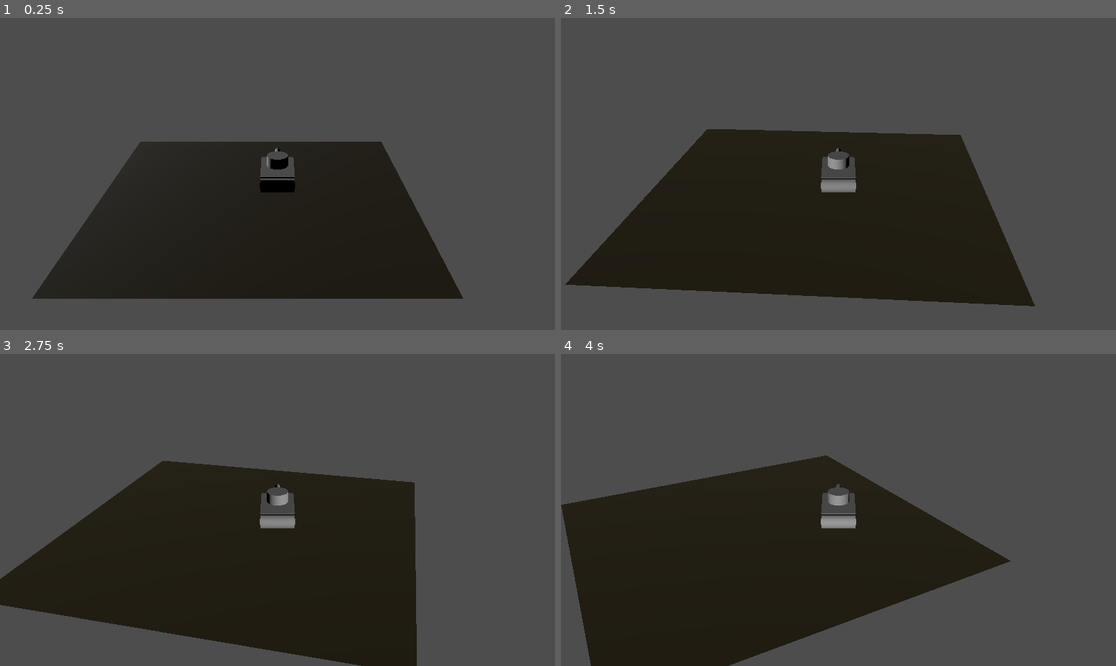
Above: before the commit, frames 1-4 (two rows, left to right).
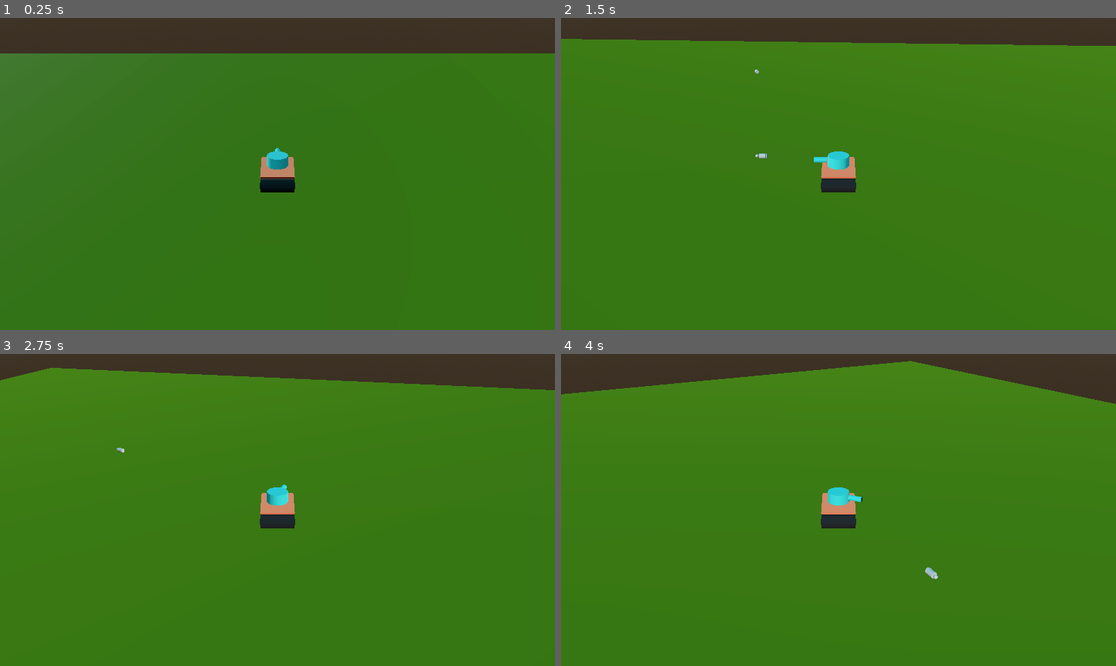
Above: after the commit, the same moments.

Repository: basavarajMHubli/GeoTanks
Game: Godot game, scene res://scenes/level_1.tscn
The game is run twice, just before and just after one commit, with the same random seed, the same clock (stepped at 60 frames per second) and the same inputs. Before the commit the project starts from res://level_1.tscn.
Inputs (mouse positions are in pixels of both pictures, inside the frame that each line leads up to):
- Up to frame 1 (0.25 s): no input
- Up to frame 2 (1.5 s): move the mouse to (960, 158) at 0.52 s; hold D (turn_right) 0.53-1.28 s; click (960, 158) at 0.6 s; move the mouse to (727, 189) at 1.27 s; hold S (move_backward) from 1.28 s (still down); click (727, 189) at 1.35 s
- Up to frame 3 (2.75 s): move the mouse to (333, 441) at 2.02 s; release S (move_backward) at 2.03 s; hold D (turn_right) from 2.03 s (still down); click (333, 441) at 2.1 s
- Up to frame 4 (4 s): move the mouse to (810, 572) at 2.77 s; release D (turn_right) at 2.78 s; hold W (move_forward) 2.78-3.53 s; click (810, 572) at 2.85 s; move the mouse to (1005, 556) at 3.52 s; hold A (turn_left) from 3.53 s (still down); click (1005, 556) at 3.6 s

The runs differ from the first frame. In frame 1, 100% of the frame differs, in the area x 0-100%, y 0-100%; in frame 2, 100%; in frame 3, 100%; in frame 4, 100%.

Commit message:
Proto: Updated player tank with turret rotation and fire functionality

Diff:
--- /dev/null
+++ b/assets/player_tank.tres
@@ -0,0 +1,6 @@
+[gd_resource type="StandardMaterial3D" load_steps=2 format=3 uid="uid://efslj53ftobf"]
+
+[ext_resource type="Texture2D" uid="uid://dukp1kgmwmjsq" path="res://assets/player_tank_color.png" id="1_64h64"]
+
+[resource]
+albedo_texture = ExtResource("1_64h64")
--- a/level_1.tscn
+++ /dev/null
@@ -1,27 +0,0 @@
-[gd_scene load_steps=5 format=3 uid="uid://ckij8dukvmh82"]
-
-[ext_resource type="PackedScene" uid="uid://d2s6owj68hury" path="res://player_tank.tscn" id="1_154ay"]
-[ext_resource type="Material" uid="uid://ck5yy6bnnfhoe" path="res://test_ground.tres" id="1_gx5y5"]
-
-[sub_resource type="PlaneMesh" id="PlaneMesh_lnjkw"]
-
-[sub_resource type="ConcavePolygonShape3D" id="ConcavePolygonShape3D_b8yuy"]
-data = PackedVector3Array(1, 0, 1, -1, 0, 1, 1, 0, -1, -1, 0, 1, -1, 0, -1, 1, 0, -1)
-
-[node name="Level1" type="Node3D"]
-
-[node name="Ground" type="MeshInstance3D" parent="."]
-transform = Transform3D(10, 0, 0, 0, 10, 0, 0, 0, 10, 0, 0, 0)
-material_override = ExtResource("1_gx5y5")
-mesh = SubResource("PlaneMesh_lnjkw")
-
-[node name="StaticBody3D" type="StaticBody3D" parent="Ground"]
-
-[node name="CollisionShape3D" type="CollisionShape3D" parent="Ground/StaticBody3D"]
-shape = SubResource("ConcavePolygonShape3D_b8yuy")
-
-[node name="PlayerTank" parent="." instance=ExtResource("1_154ay")]
-transform = Transform3D(1, 0, 0, 0, 1, 0, 0, 0, 1, 1.38488, 2.46594, 1.1244)
-
-[node name="DirectionalLight3D" type="DirectionalLight3D" parent="."]
-transform = Transform3D(-0.611527, 0.159098, -0.775063, 0, 0.979575, 0.201079, 0.791224, 0.122965, -0.599037, -0.459754, 6.39808, 0)
--- a/player_tank.gd
+++ /dev/null
@@ -1,30 +0,0 @@
-extends CharacterBody3D
-
-@export var move_speed = 16
-@export var turn_speed = 2
-@export var fall_acceleration = 25
-
-var target_velocity = Vector3.ZERO
-
-func _physics_process(delta):
-	var direction = Vector3.ZERO
-
-	if Input.is_action_pressed("move_forward"):
-		direction.z -= 1
-	if Input.is_action_pressed("move_backward"):
-		direction.z += 1
-	if Input.is_action_pressed("turn_left"):
-		rotate_y(turn_speed * delta)
-	if Input.is_action_pressed("turn_right"):
-		rotate_y(-turn_speed * delta)
-
-	if direction != Vector3.ZERO:
-		direction = direction.normalized()
-
-	target_velocity.z = direction.z * move_speed
-
-	if not is_on_floor():
-		target_velocity.y -= (fall_acceleration * delta)
-
-	velocity = target_velocity.rotated(Vector3.UP, rotation.y) * move_speed * delta
-	move_and_slide()
--- a/player_tank.tscn
+++ b/player_tank.tscn
@@ -1,25 +1,29 @@
-[gd_scene load_steps=5 format=3 uid="uid://d2s6owj68hury"]
+[gd_scene load_steps=6 format=3 uid="uid://buukchwddsq16"]
 
-[ext_resource type="Script" path="res://player_tank.gd" id="1_0fwva"]
-[ext_resource type="ArrayMesh" uid="uid://cjkhm573qf4xe" path="res://SM_base.obj" id="1_w8b3h"]
-[ext_resource type="ArrayMesh" uid="uid://cpg0ad0t7kx3u" path="res://SM_turret.obj" id="2_rs0pp"]
+[ext_resource type="Script" path="res://scripts/player_tank.gd" id="1_lv3pb"]
+[ext_resource type="ArrayMesh" uid="uid://b58buti8cprjb" path="res://assets/SM_PlayerTurret.obj" id="2_simda"]
+[ext_resource type="Material" uid="uid://efslj53ftobf" path="res://assets/player_tank.tres" id="2_vgbyp"]
+[ext_resource type="ArrayMesh" uid="uid://dpc2f1xq5gwau" path="res://assets/SM_PlayerBase.obj" id="3_wcxlb"]
 
 [sub_resource type="SphereShape3D" id="SphereShape3D_itc2q"]
 radius = 1.2568
 
 [node name="PlayerTank" type="CharacterBody3D"]
-script = ExtResource("1_0fwva")
+script = ExtResource("1_lv3pb")
 
 [node name="base" type="MeshInstance3D" parent="."]
-transform = Transform3D(-4.37114e-08, 0, 1, 0, 1, 0, -1, 0, -4.37114e-08, 0, 0, 0)
-mesh = ExtResource("1_w8b3h")
+material_override = ExtResource("2_vgbyp")
+mesh = ExtResource("3_wcxlb")
 
 [node name="turret" type="MeshInstance3D" parent="."]
-transform = Transform3D(-4.37114e-08, 0, 1, 0, 1, 0, -1, 0, -4.37114e-08, 0, 0, 0)
-mesh = ExtResource("2_rs0pp")
+material_override = ExtResource("2_vgbyp")
+mesh = ExtResource("2_simda")
+
+[node name="FirePoint" type="Node3D" parent="turret"]
+transform = Transform3D(1, 0, 0, 0, 1, 0, 0, 0, 1, 0, 1, -2)
 
 [node name="CollisionShape3D" type="CollisionShape3D" parent="."]
-transform = Transform3D(1, 0, 0, 0, 1, 0, 0, 0, 1, 0, 0.474808, 0)
+transform = Transform3D(1, 0, 0, 0, 1, 0, 0, 0, 1, 0, 0.237448, 0)
 shape = SubResource("SphereShape3D_itc2q")
 
 [node name="SpringArm3D" type="SpringArm3D" parent="."]
@@ -28,4 +32,5 @@
 margin = 0.5
 
 [node name="Camera3D" type="Camera3D" parent="SpringArm3D"]
+transform = Transform3D(1, 0, 0, 0, 1, -5.96046e-08, 0, 2.98023e-08, 1, 0, -0.0420952, 7.97016)
 fov = 35.0
--- a/project.godot
+++ b/project.godot
@@ -11,7 +11,7 @@
 [application]
 
 config/name="Geo Tanks"
-run/main_scene="res://level_1.tscn"
+run/main_scene="res://scenes/level_1.tscn"
 config/features=PackedStringArray("4.1", "Forward Plus")
 config/icon="res://icon.svg"
 
--- /dev/null
+++ b/scenes/level_1.tscn
@@ -0,0 +1,45 @@
+[gd_scene load_steps=8 format=3 uid="uid://ckij8dukvmh82"]
+
+[ext_resource type="Material" uid="uid://ck5yy6bnnfhoe" path="res://test_ground.tres" id="1_mmuol"]
+[ext_resource type="PackedScene" uid="uid://buukchwddsq16" path="res://player_tank.tscn" id="2_eqnba"]
+
+[sub_resource type="ProceduralSkyMaterial" id="ProceduralSkyMaterial_b4fk2"]
+sky_top_color = Color(0.352941, 0.745098, 0.964706, 1)
+sky_horizon_color = Color(0.638235, 0.728525, 0.774426, 1)
+ground_horizon_color = Color(0.638235, 0.728525, 0.774426, 1)
+
+[sub_resource type="Sky" id="Sky_3scxv"]
+sky_material = SubResource("ProceduralSkyMaterial_b4fk2")
+
+[sub_resource type="Environment" id="Environment_kury7"]
+background_mode = 2
+sky = SubResource("Sky_3scxv")
+tonemap_mode = 2
+glow_enabled = true
+
+[sub_resource type="BoxMesh" id="BoxMesh_aj7l6"]
+size = Vector3(10, 0.1, 10)
+
+[sub_resource type="BoxShape3D" id="BoxShape3D_0qeht"]
+size = Vector3(10, 0.1, 10)
+
+[node name="Level1" type="Node3D"]
+
+[node name="WorldEnvironment" type="WorldEnvironment" parent="."]
+environment = SubResource("Environment_kury7")
+
+[node name="Ground" type="MeshInstance3D" parent="."]
+transform = Transform3D(10, 0, 0, 0, 10, 0, 0, 0, 10, 0, 0, 0)
+material_override = ExtResource("1_mmuol")
+mesh = SubResource("BoxMesh_aj7l6")
+
+[node name="StaticBody3D" type="StaticBody3D" parent="Ground"]
+
+[node name="CollisionShape3D" type="CollisionShape3D" parent="Ground/StaticBody3D"]
+shape = SubResource("BoxShape3D_0qeht")
+
+[node name="PlayerTank" parent="." instance=ExtResource("2_eqnba")]
+transform = Transform3D(1, 0, 0, 0, 1, 0, 0, 0, 1, 1.38488, 3.68043, 1.1244)
+
+[node name="DirectionalLight3D" type="DirectionalLight3D" parent="."]
+transform = Transform3D(-0.611527, 0.159098, -0.775063, 0, 0.979575, 0.201079, 0.791224, 0.122965, -0.599037, -0.459754, 6.39808, 0)
--- /dev/null
+++ b/scripts/player_tank.gd
@@ -0,0 +1,66 @@
+extends CharacterBody3D
+
+@export var move_speed := 16
+@export var turn_speed := 2
+@export var fall_acceleration := 25
+
+var target_velocity := Vector3.ZERO
+var shell_scene := preload("res://shell.tscn")
+
+const RAY_LENGTH := 2000
+
+func _physics_process(delta: float):
+	var direction := Vector3.ZERO
+
+	rotate_turret()
+
+	if Input.is_action_pressed("move_forward"):
+		direction.z -= 1
+	if Input.is_action_pressed("move_backward"):
+		direction.z += 1
+	if Input.is_action_pressed("turn_left"):
+		rotate_y(turn_speed * delta)
+	if Input.is_action_pressed("turn_right"):
+		rotate_y(-turn_speed * delta)
+
+	if direction != Vector3.ZERO:
+		direction = direction.normalized()
+
+	target_velocity.z = direction.z * move_speed
+
+	if not is_on_floor():
+		target_velocity.y -= (fall_acceleration * delta)
+
+	velocity = target_velocity.rotated(Vector3.UP, rotation.y) * move_speed * delta
+	move_and_slide()
+
+
+func _process(delta: float):
+	if Input.is_action_just_pressed("fire"):
+		fire_shell()
+
+
+func fire_shell():
+	var shell := shell_scene.instantiate()
+	shell.position = $turret/FirePoint.global_position
+	shell.rotation = $turret/FirePoint.global_rotation
+	owner.add_child(shell)
+
+
+func rotate_turret():
+	var space_state := get_world_3d().direct_space_state
+	var mouse_pos := get_viewport().get_mouse_position()
+
+	var ray_origin = $SpringArm3D/Camera3D.project_ray_origin(mouse_pos)
+	var ray_end = ray_origin + $SpringArm3D/Camera3D.project_ray_normal(mouse_pos) * RAY_LENGTH
+
+	var query := PhysicsRayQueryParameters3D.create(ray_origin, ray_end)
+	query.collide_with_areas = true
+	query.exclude = [self]
+
+	var result := space_state.intersect_ray(query)
+	if not result.is_empty():
+#		print(result)
+		var look_pos = result.position
+		look_pos.y = $turret.global_position.y
+		$turret.look_at(look_pos)
--- /dev/null
+++ b/scripts/shell.gd
@@ -0,0 +1,32 @@
+extends Node3D
+
+var SHELL_SPEED = 20
+var SHELL_DAMAGE = 15
+
+const KILL_TIMER = 1
+var timer = 0
+var hit_someting = false
+
+# Called when the node enters the scene tree for the first time.
+func _ready():
+	$Area3D.connect("body_entered", self.collided)
+
+
+# Called every frame. 'delta' is the elapsed time since the previous frame.
+func _physics_process(delta):
+	var forward_dir = Vector3.FORWARD
+	translate(forward_dir * SHELL_SPEED * delta)
+
+	timer += delta
+	if timer >= KILL_TIMER:
+		queue_free()
+
+
+func collided(body):
+	print("Collided with " + body.name)
+	if hit_someting == false:
+		if body.has_method("shell_hit"):
+			body.shell_hit(SHELL_DAMAGE, global_transform)
+
+	hit_someting = true
+	queue_free()
--- /dev/null
+++ b/shell.tscn
@@ -0,0 +1,21 @@
+[gd_scene load_steps=4 format=3 uid="uid://cy77iremlm27p"]
+
+[ext_resource type="Script" path="res://scripts/shell.gd" id="1_6c0ko"]
+[ext_resource type="ArrayMesh" uid="uid://dlc6rmo2xpb5y" path="res://assets/SM_Shell.obj" id="2_lse6j"]
+
+[sub_resource type="BoxShape3D" id="BoxShape3D_iskop"]
+size = Vector3(0.2, 0.2, 0.6)
+
+[node name="Shell" type="Node3D"]
+script = ExtResource("1_6c0ko")
+
+[node name="Shell" type="MeshInstance3D" parent="."]
+transform = Transform3D(1.19249e-08, 0, 1, 0, 1, 0, -1, 0, 1.19249e-08, 0, 0, 0)
+mesh = ExtResource("2_lse6j")
+
+[node name="Area3D" type="Area3D" parent="."]
+transform = Transform3D(1, 0, 0, 0, 1, 0, 0, 0, 1, 0, 0, -0.159639)
+
+[node name="CollisionShape3D" type="CollisionShape3D" parent="Area3D"]
+transform = Transform3D(1, 0, 0, 0, 1, 0, 0, 0, 1, 0, 0, -0.132329)
+shape = SubResource("BoxShape3D_iskop")
--- a/test_ground.tres
+++ b/test_ground.tres
@@ -1,4 +1,5 @@
 [gd_resource type="StandardMaterial3D" format=3 uid="uid://ck5yy6bnnfhoe"]
 
 [resource]
-albedo_color = Color(0.203922, 0.172549, 0.0627451, 1)
+albedo_color = Color(0.266667, 0.364706, 0.0627451, 1)
+metallic_specular = 0.2
Not shown, removed: SM_base.obj.import
Not shown, removed: SM_turret.obj.import
Not shown, changed: assets/SM_PlayerBase.obj
Not shown, added: assets/SM_PlayerBase.obj.import
Not shown, changed: assets/SM_PlayerTurret.obj
Not shown, added: assets/SM_PlayerTurret.obj.import
Not shown, added: assets/SM_Shell.obj
Not shown, added: assets/SM_Shell.obj.import
Binary file added: assets/player_tank_color.png
Not shown, added: assets/player_tank_color.png.import
Not shown, changed: .gitignore
